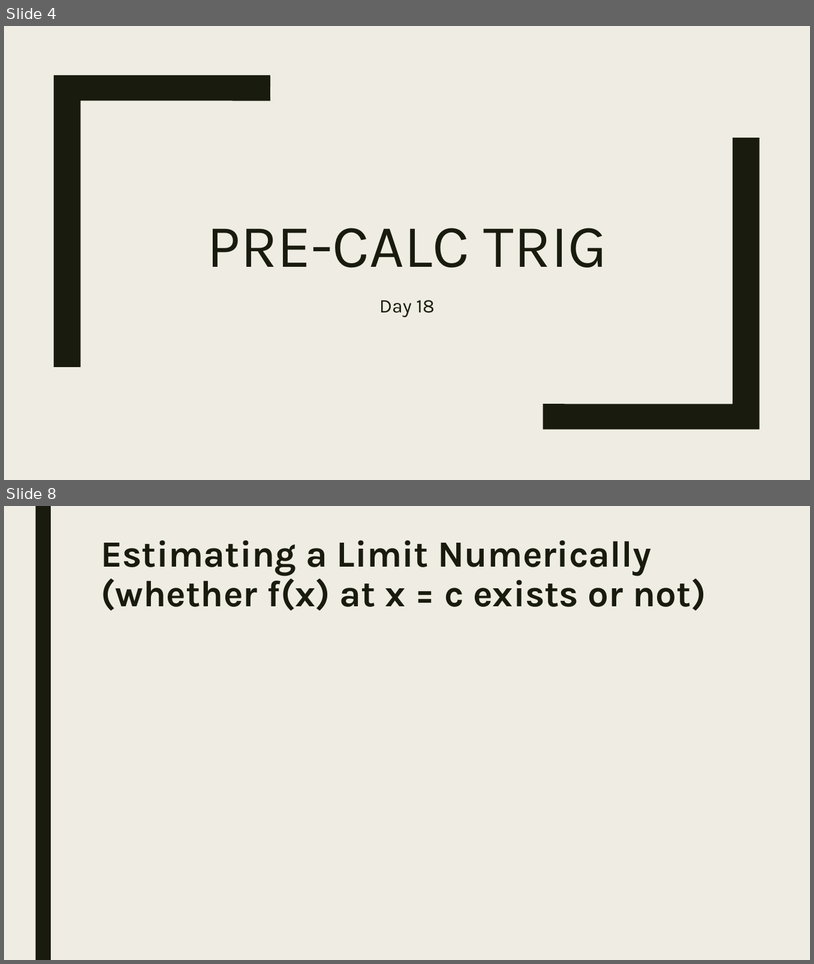
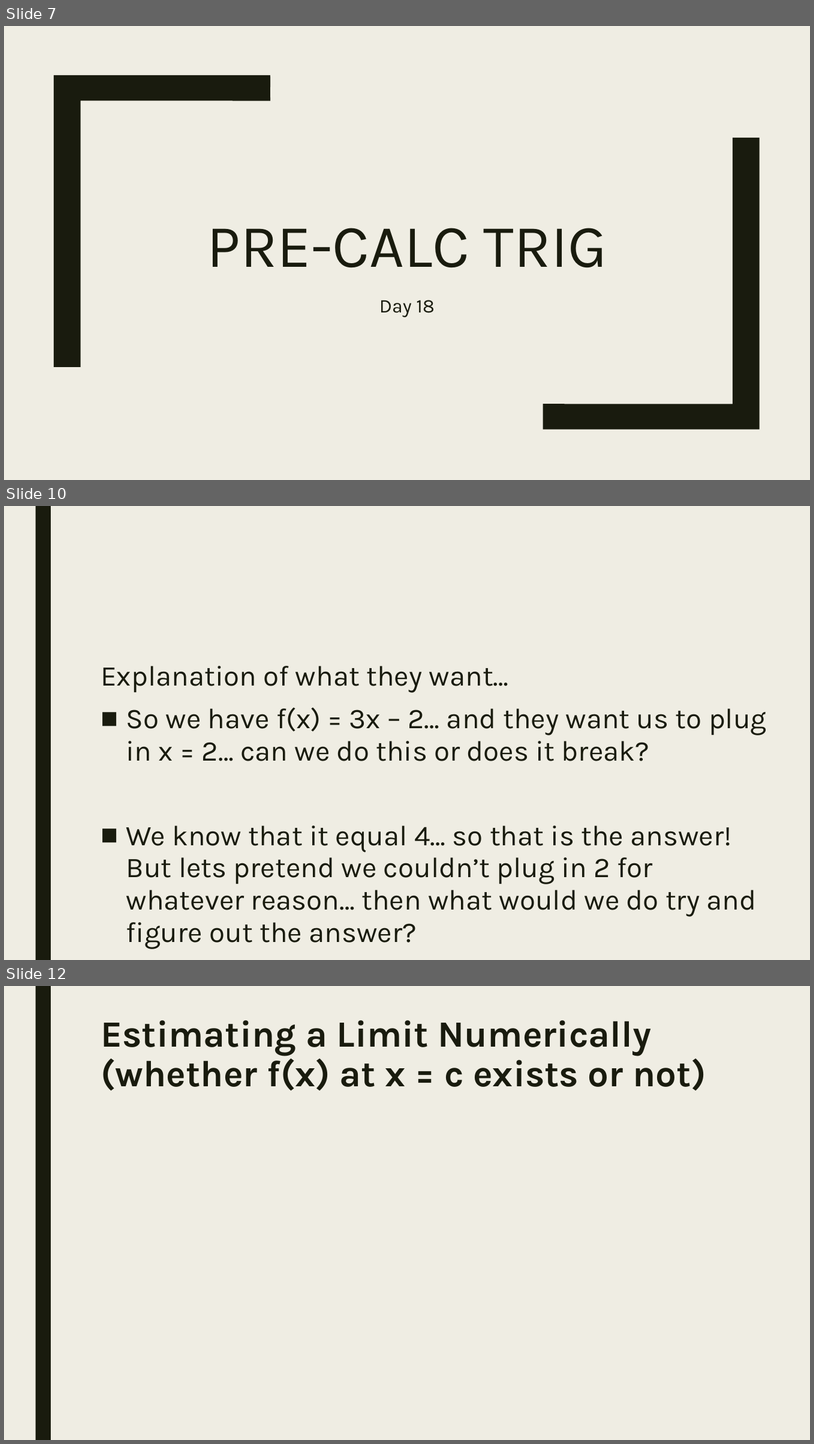
Before and after one commit to codecuddy/pre_calc, a slide deck: _PowerPoints/1st Semester/Unit 2 Polynomials/PreCalc_Day_018 12.1 Limits Intro Calculus.pptx. Shown one above the other, each under a label of ours: slides 4 and 8 before the commit, slides 7, 10 and 12 after it; the slides between them are not shown. The pictures are 814x964 and 814x1444 pixels, drawn with LibreOffice and Linux fonts; fonts in the diff are those of the drawing; grey boxes stand for pictures. Boxes give left, top, right and bottom in pixels: in the first picture for what was removed or moved away, otherwise in the second. Text is boxed around its words. In the diff, an @@ line names an element or a change of style, - is before the commit and + after.

```diff
--- a/_PowerPoints/1st Semester/Unit 2 Polynomials/PreCalc_Day_018 12.1 Limits Intro Calculus.pptx
+++ b/_PowerPoints/1st Semester/Unit 2 Polynomials/PreCalc_Day_018 12.1 Limits Intro Calculus.pptx
@@ slide 10 added at (x1=4, y1=506, x2=810, y2=960), background #EFEDE3; not listed: 1 template element that a slide beside it also shows @@
@@ text added at (x1=101, y1=666, x2=767, y2=948), 34 pt, text #191B0E @@
+Explanation of what they want…
+■ So we have f(x) = 3x – 2… and they want us to plug in x = 2… can we do this or does it break?
+■ We know that it equal 4… so that is the answer! But lets pretend we couldn’t plug in 2 for whatever reason… then what would we do try and figure out the answer?
@@ what was slide 4 is now slide 7 @@
@@ what was slide 8 is now slide 12 @@
```
Also in this commit, not shown: 7 slides changed, 7 other slides added, 2 slides removed, 41 other files.
